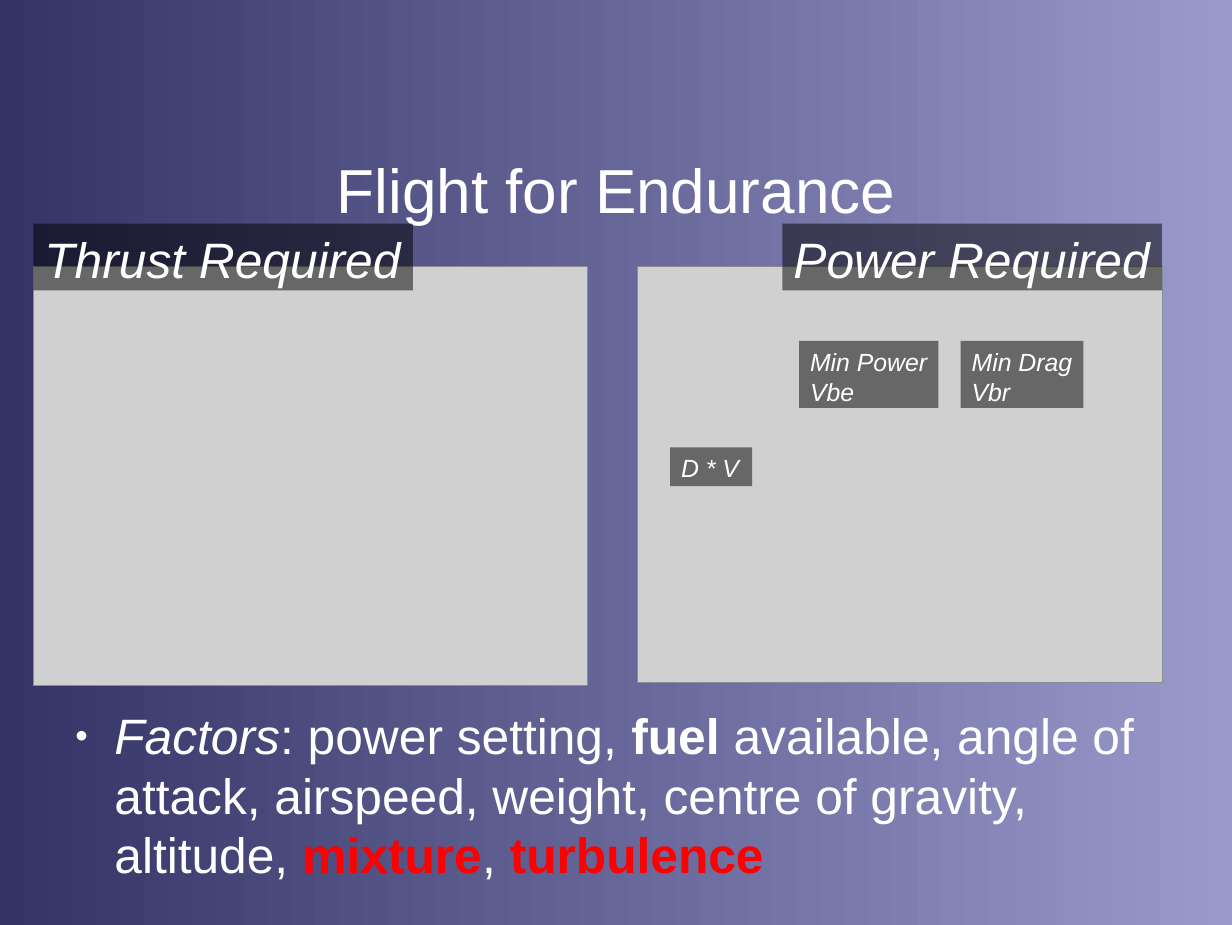
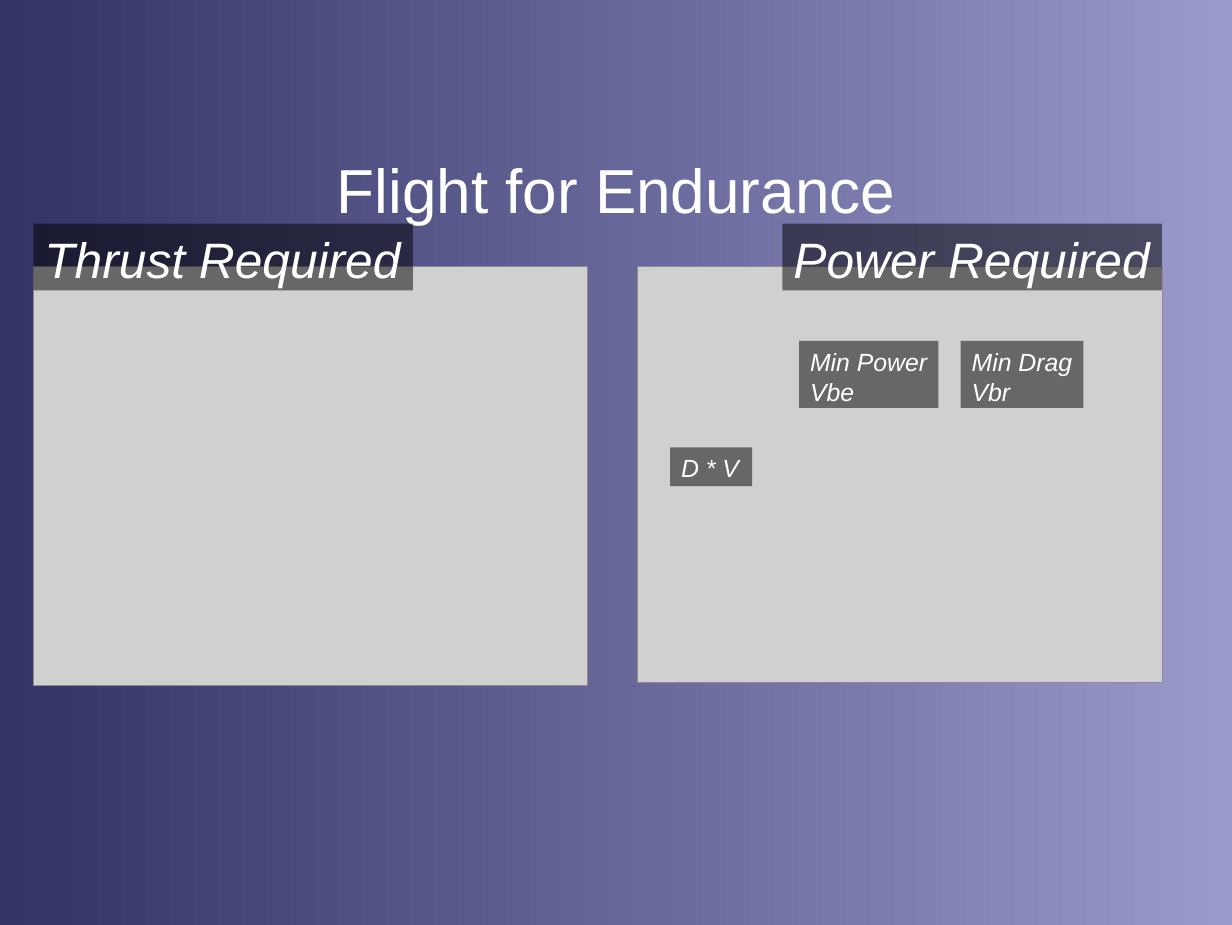
Before and after one commit to stephanheinemann/flight, a slide deck: slide 18 of FI/RangeAndEndurance/RangeAndEndurance.odp (slide 5 before the commit). Drawn at 1232x925 pixels with LibreOffice and Linux fonts; fonts in the diff are those of the drawing; grey boxes stand for pictures; background and template pictures are left out. Boxes give left, top, right and bottom in pixels: in the first picture for what was removed or moved away, otherwise in the second. Text is boxed around its words. In the diff, an @@ line names an element or a change of style, - is before the commit and + after.

```diff
--- a/FI/RangeAndEndurance/RangeAndEndurance.odp
+++ b/FI/RangeAndEndurance/RangeAndEndurance.odp
@@ text removed at [114, 718, 1133, 880] @@
-● Factors: power setting, fuel available, angle of attack, airspeed, weight, centre of gravity, altitude, mixture, turbulence
```
Also in this commit, not shown: 3 other slides changed, 4 slides added, 1 other file.
